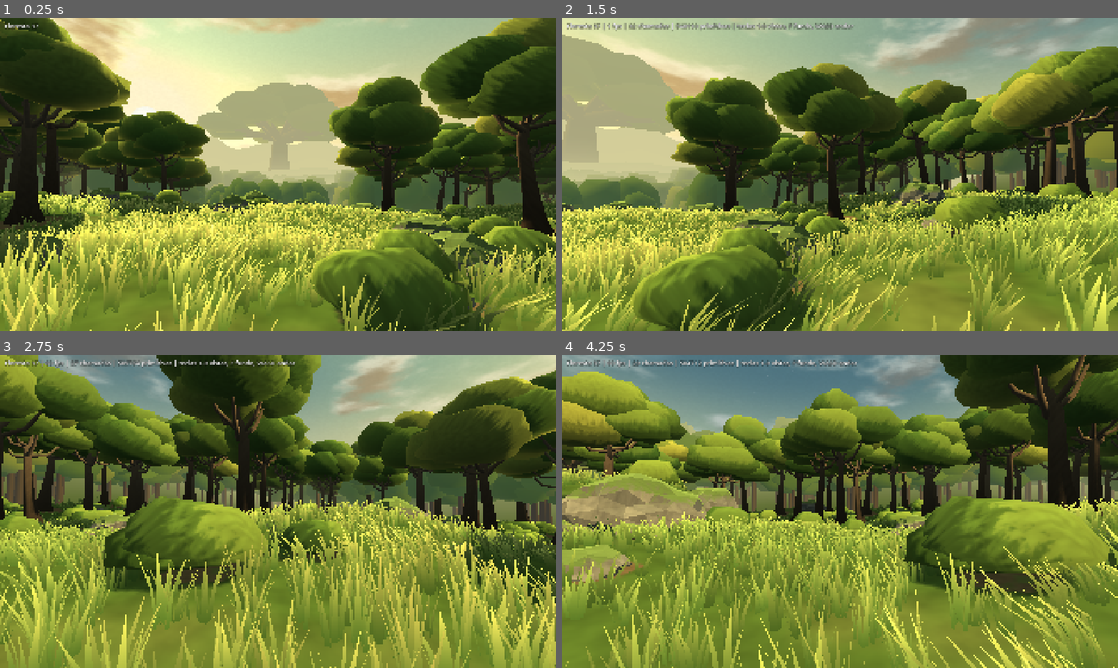
Above: before the commit, frames 1-4 (two rows, left to right).
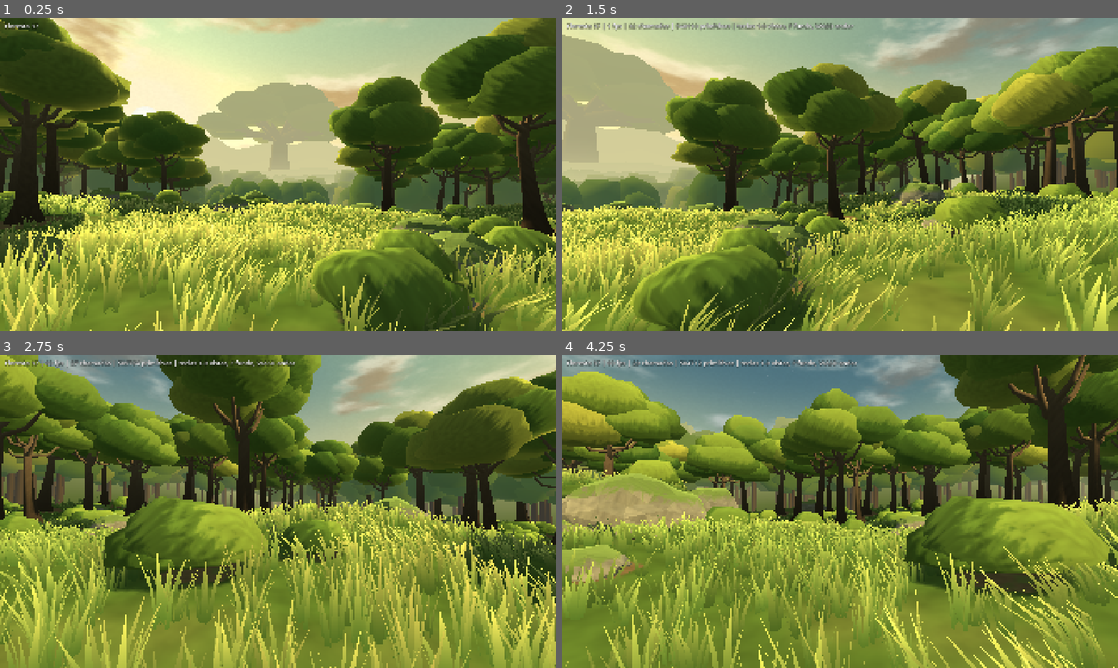
Above: after the commit, the same moments.

Repository: arthof09-ai/jogo-verdadeiro-rascunhos
Game: Godot game, scene res://mapa/floresta/campo_floresta.tscn
Two runs of this game, one before a commit and one after it. Both use one fixed random seed, a clock stepped at 60 frames per second and the inputs below. This scene is started directly instead of the project's main scene.
Inputs (mouse positions are in pixels of both pictures, inside the frame that each line leads up to):
- Up to frame 1 (0.25 s): no input
- Up to frame 2 (1.5 s): tap Enter at 0.5 s; move the mouse to (962, 158) at 0.52 s; hold Right 0.53-1.25 s; tap 1 at 0.6 s; click (962, 158) at 0.67 s; tap Space at 0.77 s; drag from (728, 190) to (812, 237) at 1.27 s
- Up to frame 3 (2.75 s): move the mouse to (333, 442) at 2.02 s; hold Right from 2.03 s (still down); tap 3 at 2.1 s
- Up to frame 4 (4.25 s): release Right at 2.75 s; drag from (812, 574) to (673, 464) at 2.77 s; move the mouse to (1006, 558) at 3.52 s; hold Left from 3.53 s (still down); tap P at 3.6 s; tap Space at 3.77 s

The runs differ from the first frame. In frame 1, 0.2% of the frame differs, in the area x 12-91%, y 54-81%; in frame 2, 0.3%; in frame 3, 0.1%; in frame 4, 0.7%, in the area x 0-85%, y 9-73%.

Commit message:
Ordem 37 (mapa da floresta): ressalto do chão na luz pintada (a sombra deixa de ser buraco negro), limiar do musgo regulável, facetas das pedras amaciadas
Co-Authored-By: Claude <noreply@anthropic.com>

Diff:
--- a/rascunhos/cliente/mapa/floresta/lote_malha.gd
+++ b/rascunhos/cliente/mapa/floresta/lote_malha.gd
@@ -137,11 +137,11 @@
 	var r3 := _r3()
 	var pos := PackedVector3Array()
 	pos.resize(vs.size())
-	var cima := PackedFloat32Array()  # quanto a superfície LISA olha para cima (para o musgo)
-	cima.resize(vs.size())
+	var lisa := PackedVector3Array()  # normal da forma LISA (para o musgo e para amaciar as facetas)
+	lisa.resize(vs.size())
 	for i in vs.size():
 		var p := vs[i]
-		cima[i] = (rot * Vector3(p.x / escala.x, p.y / escala.y, p.z / escala.z)).normalized().y
+		lisa[i] = (rot * Vector3(p.x / escala.x, p.y / escala.y, p.z / escala.z)).normalized()
 		var d := 1.0 + rugoso * r3.get_noise_3d(p.x * 0.9 + semente, p.y * 0.9 + semente * 1.3, p.z * 0.9 - semente) \
 				+ rugoso * 0.5 * r3.get_noise_3d(p.x * 2.3 - semente, p.y * 2.3, p.z * 2.3 + semente)
 		# degraus: a pedra racha em planos
@@ -155,11 +155,12 @@
 		var nf := (b - a).cross(cc - a).normalized()
 		var base := v.size()
 		v.append_array([a, cc, b])
-		n.append_array([nf, nf, nf])
-		var tom := 0.86 + 0.28 * r3.get_noise_3d(a.x * 0.8 + float(k), a.y * 0.8, a.z * 0.8)
+		# faceta com a aresta amaciada: 60% plano, 40% forma lisa
+		n.append_array([nf.lerp(lisa[fs[k]], 0.4).normalized(), nf.lerp(lisa[fs[k + 2]], 0.4).normalized(), nf.lerp(lisa[fs[k + 1]], 0.4).normalized()])
+		var tom := 0.90 + 0.20 * r3.get_noise_3d(a.x * 0.8 + float(k), a.y * 0.8, a.z * 0.8)
 		var cf := Color(cor.r * tom, cor.g * tom, cor.b * tom, 1.0)
 		c.append_array([cf, cf, cf])
-		uv.append_array([Vector2(cima[fs[k]], 1.0), Vector2(cima[fs[k + 2]], 1.0), Vector2(cima[fs[k + 1]], 1.0)])
+		uv.append_array([Vector2(lisa[fs[k]].y, 1.0), Vector2(lisa[fs[k + 2]].y, 1.0), Vector2(lisa[fs[k + 1]].y, 1.0)])
 		idx.append_array([base, base + 1, base + 2])
 
 
--- a/rascunhos/cliente/mapa/floresta/shaders/copa.gdshader
+++ b/rascunhos/cliente/mapa/floresta/shaders/copa.gdshader
@@ -36,7 +36,7 @@
 	float k = smoothstep(-0.20, 0.10, ndl) * 0.5 + smoothstep(0.28, 0.58, ndl) * 0.5;
 	float ao = COLOR.a;
 	vec3 alb = COLOR.rgb * (0.82 + 0.36 * r);
-	vec3 amb = cor_ceu * (0.26 + 0.20 * n.y);
+	vec3 amb = cor_ceu * (0.26 + 0.20 * n.y) + ressalto_chao(n) * 1.25;
 	vec3 cor = alb * (amb + mix(cor_sombra * 0.45, cor_sol, k * ao));
 	// o tom mais alto leva ouro (a luz rasante da referência)
 	cor += cor_ouro * cor_sol * smoothstep(0.62, 0.80, ndl) * 0.30 * ao;
--- a/rascunhos/cliente/mapa/floresta/shaders/solido.gdshader
+++ b/rascunhos/cliente/mapa/floresta/shaders/solido.gdshader
@@ -8,6 +8,7 @@
 uniform vec3 cor_musgo : source_color = vec3(0.40, 0.50, 0.23);
 uniform float forca_musgo : hint_range(0.0, 1.0) = 0.8;
 // 1 = o musgo segue a forma LISA (UV.x, pedras); 0 = segue a normal (troncos)
+uniform float musgo_de : hint_range(0.0, 1.0) = 0.40;
 uniform float musgo_liso : hint_range(0.0, 1.0) = 0.0;
 
 varying vec3 v_pos;
@@ -24,7 +25,7 @@
 	float r2 = texture(ruido, (v_pos.xy + v_pos.z * vec2(0.4, 0.8)) * 1.3).r;
 	vec3 alb = COLOR.rgb * (0.78 + 0.30 * r + 0.14 * r2);
 	float cima = mix(n.y, UV.x * 0.75 + n.y * 0.25, musgo_liso);
-	float musgo = smoothstep(0.40, 0.72, cima + (r - 0.5) * 0.7) * forca_musgo;
+	float musgo = smoothstep(musgo_de, musgo_de + 0.32, cima + (r - 0.5) * 0.7) * forca_musgo;
 	alb = mix(alb, cor_musgo * (0.78 + 0.44 * r2), musgo);
 	float vis = smoothstep(0.30, 0.70, texture(mapa_chao, uv_mapa(v_pos.xz)).b + (r2 - 0.5) * 0.4);
 	vec3 cor = luz_pintada(alb, n, vis);
Not shown, changed: rascunhos/cliente/mapa/floresta/shaders/luz_floresta.gdshaderinc
